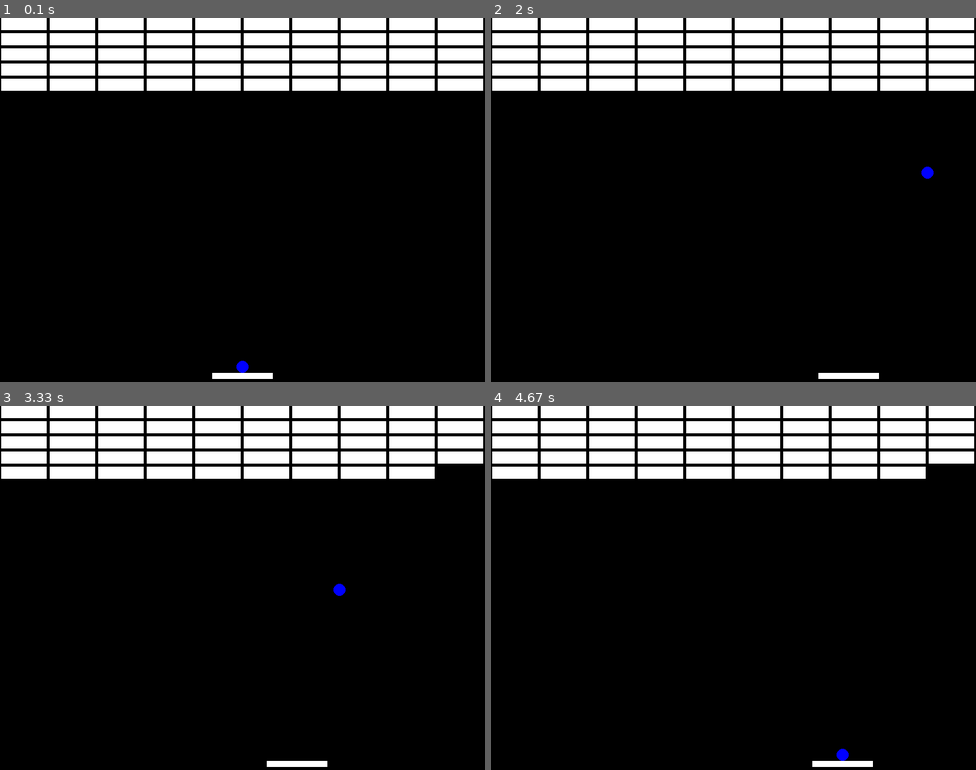
Above: before the commit, frames 1-4 (two rows, left to right).
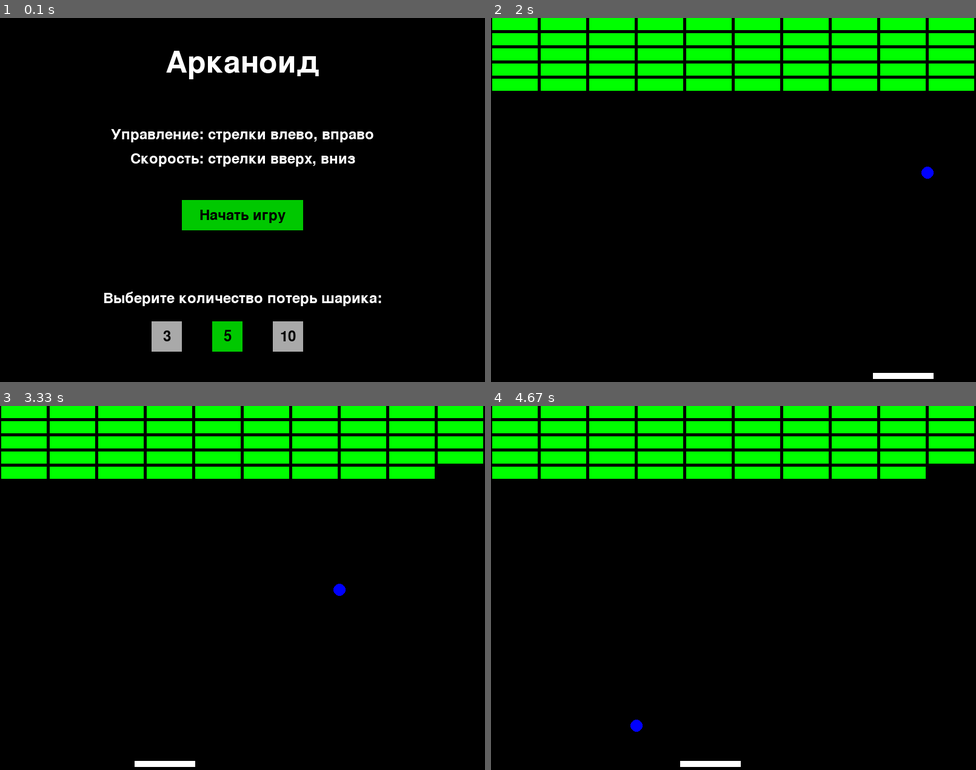
Above: after the commit, the same moments.

Repository: KatyKv/ZC_OB05_OOP_Pygame
Game: pygame game, started from arcanoid.py
Same seed, same stepped clock (60 frames per second), same inputs: the game is played once before the commit and once after it.
Inputs (mouse positions are in pixels of both pictures, inside the frame that each line leads up to):
- Up to frame 1 (0.1 s): no input
- Up to frame 2 (2 s): click (733, 214) at 0.38 s, where only the run after the commit has a clickable "Начать игру"; tap Space at 0.67, 1.07, 1.37, 1.57, 1.9 s; hold Right 1-1.47 s; hold Up 1.5-1.8 s; hold Right from 1.83 s (still down)
- Up to frame 3 (3.33 s): tap Space at 2.2, 2.4, 2.7, 2.97, 3.3 s; release Right at 2.3 s; hold Left 2.33-2.87 s; hold Down 2.9-3.2 s; hold Left from 3.23 s (still down)
- Up to frame 4 (4.67 s): tap Space at 3.6, 4.13, 4.43 s; release Left at 3.63 s; hold Right from 4.07 s (still down)

The runs differ from the first frame. In frame 1, 21% of the frame differs, in the area x 0-100%, y 0-100%; in frame 2, 16%; in frame 3, 16%; in frame 4, 16%.

Commit message:
Menu added: menu.py, arcanoid.py updated
In menu.py, a menu system has been added to start and finish game. The file includes the BaseMenu class as the main class, with MainMenu and GameOverMenu as its subclasses.

In arcanoid.py, functionality for controlling the paddle speed has been added using the up and down arrow keys. Additionally, a counter of missed balls was added. The integration of the menu system is also included.

Diff:
--- a/arcanoid.py
+++ b/arcanoid.py
@@ -1,7 +1,6 @@
-# Повторение урока
-
 import pygame
 import sys
+from menu import MainMenu, GameOverMenu
 
 pygame.init()
 
@@ -30,6 +29,7 @@
 BLACK = (0, 0, 0)
 WHITE = (255, 255, 255)
 BLUE = (0, 0 , 255)
+GREEN = (0, 255, 0)
 
 # ФПС
 clock = pygame.time.Clock()
@@ -51,22 +51,32 @@
 
 ball_on_paddle = True
 running = True
-while running:
+losses = 0
+
+main_menu = MainMenu(screen)
+start_game, max_losses = main_menu.run()
+
+while running and start_game:
     for event in pygame.event.get():
         if event.type == pygame.QUIT:
             running = False
         # Обработка запуска мяча
         if event.type == pygame.KEYDOWN and ball_on_paddle:
-            # Стартуем мяч по нажатию пробелаЖ
+            # Стартуем мяч по нажатию пробела
             if event.key == pygame.K_SPACE:
                 ball_on_paddle = False
                 ball_speed_y = -ball_speed_mod
-    # Движение платформы
+    # Нажатие клавиш клавиатуры
     keys = pygame.key.get_pressed()
     if keys[pygame.K_LEFT] and paddle_x > 0:
         paddle_x -= paddle_speed
     if keys[pygame.K_RIGHT] and paddle_x < window_size[0] - paddle_width:
         paddle_x += paddle_speed
+    if keys[pygame.K_UP]:
+        paddle_speed = min(paddle_speed + 0.5, 20)
+    if keys[pygame.K_DOWN]:
+        paddle_speed = max(paddle_speed - 0.5, 3)
+
 
     if ball_on_paddle:
         # Если мяч на платформе, он следует за ней
@@ -84,10 +94,23 @@
         if ball_y >= window_size[1]:
             # Сброс мяча
             ball_on_paddle = True
+            losses += 1
+            if losses >= max_losses:
+                start_game = False
+                game_over_menu = GameOverMenu(screen, losses)
+                result = game_over_menu.run()
+                if result == 'restart':
+                    # Перезапуск игры
+                    losses = 0
+                    start_game = True
+                    bricks = [(offset_x + col * (brick_width + brick_gap),
+                               row * (brick_height + brick_gap))
+                              for row in range(brick_rows)
+                              for col in range(brick_cols)]  # Перезаполнение кирпичей
+                else:
+                    pygame.quit()
+                    sys.exit()
 
-            # ball_x = window_size[0] // 2
-            # ball_y = paddle_y - ball_radius
-            # ball_speed_y *= -1
     # Столкновение с платформой
     if (not ball_on_paddle and
         paddle_x <= ball_x <= paddle_x + paddle_width and
@@ -101,6 +124,21 @@
         if brick_rect.collidepoint(ball_x, ball_y):
             bricks.pop(i) # удаление кирпича
             ball_speed_y *= -1
+            if not bricks:
+                start_game = False
+                game_over_menu = GameOverMenu(screen, 'win')
+                result = game_over_menu.run()
+                if result == 'restart':
+                    # Перезапуск игры
+                    losses = 0
+                    start_game = True
+                    bricks = [(offset_x + col * (brick_width + brick_gap),
+                               row * (brick_height + brick_gap))
+                              for row in range(brick_rows)
+                              for col in range(brick_cols)]  # Перезаполнение кирпичей
+                else:
+                    pygame.quit()
+                    sys.exit()
             break # Выход после удаления одного кирпича,
                   # чтобы не удалять несколько за кадр
 
@@ -114,7 +152,7 @@
     pygame.draw.circle(screen, BLUE,
                        (ball_x, ball_y), ball_radius)
     for brick in bricks:
-        pygame.draw.rect(screen, WHITE,
+        pygame.draw.rect(screen, GREEN,
                          pygame.Rect(brick[0], brick[1],
                                      brick_width, brick_height))
 
--- /dev/null
+++ b/menu.py
@@ -0,0 +1,125 @@
+import pygame
+import sys
+
+
+class BaseMenu:
+    def __init__(self, screen):
+        self.screen = screen
+        self.font_large = pygame.font.Font(None, 74)
+        self.font_medium = pygame.font.Font(None, 36)
+        self.bg_color = (0, 0, 0)
+        self.text_color = (255, 255, 255)
+        self.button_color = (169, 169, 169)  # Светло-серый
+        self.selected_color = (0, 200, 0)
+
+    def draw_text(self, text, font, color, y):
+        text_obj = font.render(text, True, color)
+        text_rect = text_obj.get_rect()
+        text_rect.centerx = self.screen.get_width() // 2  # Центровка по горизонтали
+        text_rect.y = y
+        self.screen.blit(text_obj, text_rect)
+
+    def draw_button(self, text, x, y, width, height, selected):
+        color = self.selected_color if selected else self.button_color
+        button_rect = pygame.Rect(x, y, width, height)
+        pygame.draw.rect(self.screen, color, button_rect)
+        text_obj = self.font_medium.render(text, True, self.bg_color)
+        text_rect = text_obj.get_rect(center=button_rect.center)
+        self.screen.blit(text_obj, text_rect)
+        return button_rect
+
+
+class MainMenu(BaseMenu):
+    def __init__(self, screen):
+        super().__init__(screen)
+        self.running = True
+        self.selected_lives = 5
+
+    def run(self):
+        while self.running:
+            self.screen.fill(self.bg_color)
+
+            # Рисуем заголовок и инструкции
+            self.draw_text('Арканоид', self.font_large, self.text_color, 50)
+            self.draw_text('Управление: стрелки влево, вправо', self.font_medium, self.text_color, 180)
+            self.draw_text('Скорость: стрелки вверх, вниз', self.font_medium, self.text_color, 220)
+
+            # Добавляем текст "Выберите количество потерь шарика"
+            self.draw_text('Выберите количество потерь шарика:', self.font_medium, self.text_color, 450)
+
+            # Рисуем кнопки
+            start_button = self.draw_button('Начать игру', self.screen.get_width() // 2 - 100, 300, 200, 50, True)
+            lives_buttons = [
+                self.draw_button('3', self.screen.get_width() // 2 - 150, 500, 50, 50, self.selected_lives == 3),
+                self.draw_button('5', self.screen.get_width() // 2 - 50, 500, 50, 50, self.selected_lives == 5),
+                self.draw_button('10', self.screen.get_width() // 2 + 50, 500, 50, 50, self.selected_lives == 10)
+            ]
+
+            for event in pygame.event.get():
+                if event.type == pygame.QUIT:
+                    self.running = False
+                    return False, self.selected_lives
+                if event.type == pygame.MOUSEBUTTONDOWN:
+                    if start_button.collidepoint(event.pos):
+                        return True, self.selected_lives
+                    for i, button in enumerate(lives_buttons):
+                        if button.collidepoint(event.pos):
+                            self.selected_lives = [3, 5, 10][i]
+
+            pygame.display.update()
+        return False, self.selected_lives
+
+
+class GameOverMenu(BaseMenu):
+    def __init__(self, screen, result):
+        super().__init__(screen)
+        self.result = result
+
+    def run(self):
+        while True:
+            self.screen.fill(self.bg_color)
+
+            # Рисуем текст завершения игры
+            if self.result == 'win':
+                self.draw_text('Победа!', self.font_large, self.text_color, 50)
+                self.draw_text('Все кирпичи сбиты!', self.font_medium, self.text_color, 150)
+            else:
+                self.draw_text('Поражение!', self.font_large, self.text_color, 50)
+                self.draw_text(f'Всего потерь мяча: {self.result}', self.font_medium, self.text_color, 150)
+
+            # Рисуем кнопки
+            restart_button = self.draw_button('Рестарт', self.screen.get_width() // 2 - 100, 300, 200, 50, False)
+            exit_button = self.draw_button('Выход', self.screen.get_width() // 2 - 100, 400, 200, 50, False)
+
+            for event in pygame.event.get():
+                if event.type == pygame.QUIT:
+                    pygame.quit()
+                    sys.exit()
+                if event.type == pygame.MOUSEBUTTONDOWN:
+                    if restart_button.collidepoint(event.pos):
+                        return 'restart'
+                    elif exit_button.collidepoint(event.pos):
+                        return 'exit'
+
+            pygame.display.update()
+
+
+if __name__ == '__main__':
+    pygame.init()
+
+    # Экран и настройки
+    window_size = (800, 600)
+    screen = pygame.display.set_mode(window_size)
+    main_menu = MainMenu(screen)
+    start_game, selected_lives = main_menu.run()
+
+    if start_game:
+        # Игровая логика
+        game_over_menu = GameOverMenu(screen, 'win')  # Или 'lose', в зависимости от результата
+        result = game_over_menu.run()
+        if result == 'restart':
+            # Перезапуск игры
+            main_menu.run()
+        else:
+            pygame.quit()
+            sys.exit()
